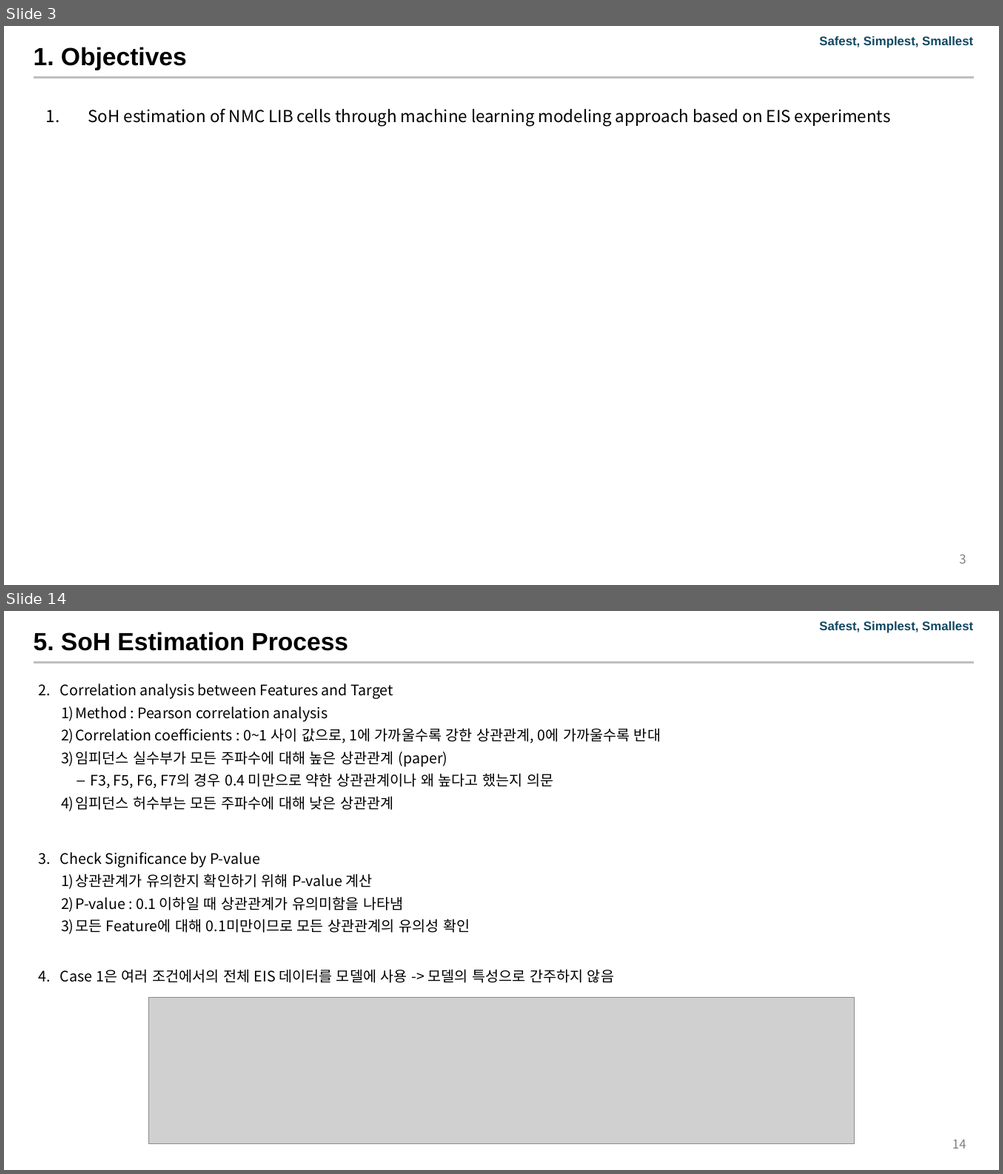
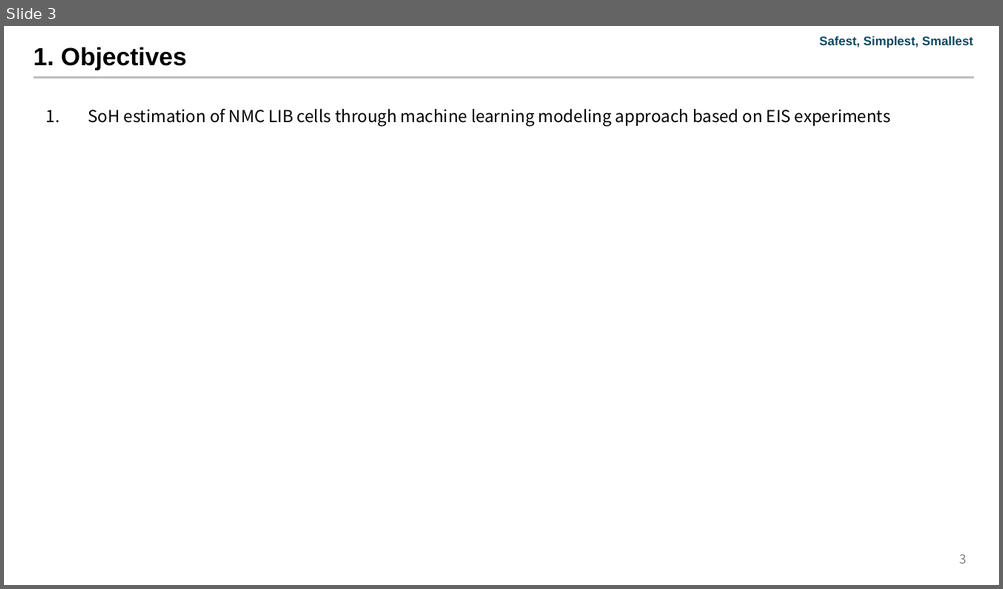
Before and after one commit to Jeong97/Practice_with_paper_data_sets, a slide deck: Accelerated SoH estimation of second life LIB via EIS and ML/Paper/Accelerated SoH estimation of second life LIB via EIS and ML-V00.01-241103.pptx. Shown one above the other, each under a label of ours: slides 3 and 14 before the commit, slide 3 after it; the slides between them are not shown. The pictures are 1003x1174 and 1003x589 pixels, drawn with LibreOffice and Linux fonts; fonts in the diff are those of the drawing; grey boxes stand for pictures; background and template pictures are left out. Boxes give left, top, right and bottom in pixels: in the first picture for what was removed or moved away, otherwise in the second. Text is boxed around its words. In the diff, an @@ line names an element or a change of style, - is before the commit and + after.

```diff
--- a/Accelerated SoH estimation of second life LIB via EIS and ML/Paper/Accelerated SoH estimation of second life LIB via EIS and ML-V00.01-241103.pptx
+++ b/Accelerated SoH estimation of second life LIB via EIS and ML/Paper/Accelerated SoH estimation of second life LIB via EIS and ML-V00.01-241103.pptx
@@ slide 14 removed at (4, 611, 999, 1170), background #FFFFFF; not listed: 2 template elements that a slide beside it also shows @@
@@ title removed at (34, 632, 348, 651) @@
-5. SoH Estimation Process
@@ text removed at (60, 684, 660, 983) @@
-2. Correlation analysis between Features and Target
-  1) Method : Pearson correlation analysis
-  2) Correlation coefficients : 0~1 사이 값으로, 1에 가까울수록 강한 상관관계, 0에 가까울수록 반대
-  3) 임피던스 실수부가 모든 주파수에 대해 높은 상관관계 (paper)
-    – F3, F5, F6, F7의 경우 0.4 미만으로 약한 상관관계이나 왜 높다고 했는지 의문
-  4) 임피던스 허수부는 모든 주파수에 대해 낮은 상관관계
-3. Check Significance by P-value
-  1) 상관관계가 유의한지 확인하기 위해 P-value 계산
-  2) P-value : 0.1 이하일 때 상관관계가 유의미함을 나타냄
-  3) 모든 Feature에 대해 0.1미만이므로 모든 상관관계의 유의성 확인
-4. Case 1은 여러 조건에서의 전체 EIS 데이터를 모델에 사용 -> 모델의 특성으로 간주하지 않음
@@ picture removed at (149, 997, 854, 1145) @@
@@ page number removed at (952, 1140, 966, 1149) @@
-14
```
Also in this commit, not shown: 2 slides changed, 20 other slides removed, 1 other file.
